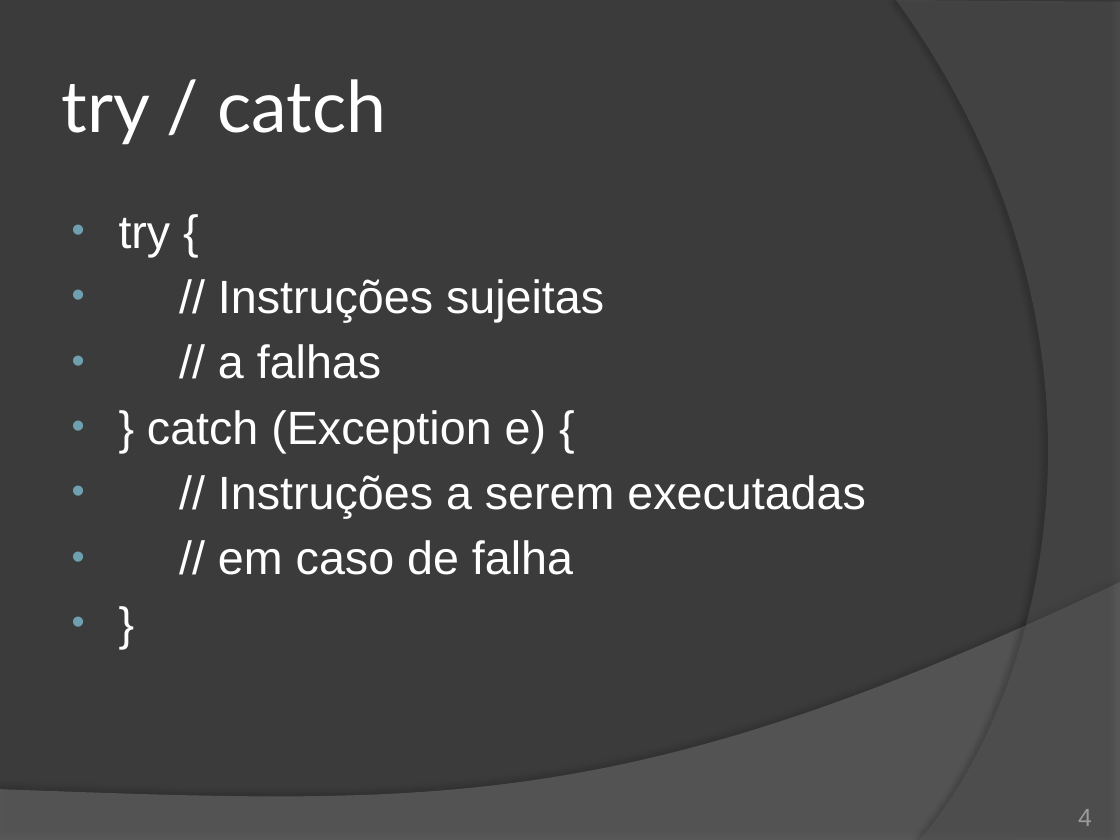
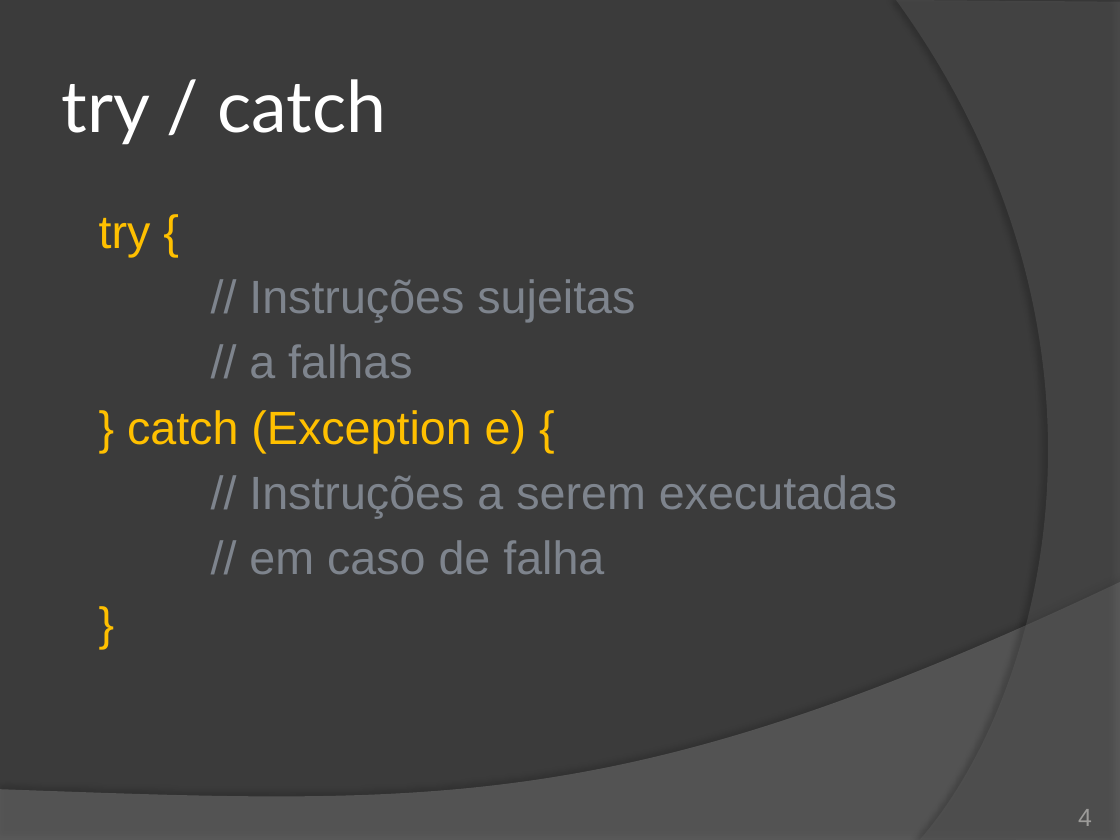
Before and after one commit to duchesqui/slzvieira-training, a slide deck: slide 4 of 2-Java-Programmer-Modulo-II/12.Capitulo06.pptx. Drawn at 1120x840 pixels with LibreOffice and Linux fonts; fonts in the diff are those of the drawing. Boxes give left, top, right and bottom in pixels: in the first picture for what was removed or moved away, otherwise in the second. Text is boxed around its words. In the diff, an @@ line names an element or a change of style, - is before the commit and + after.

```diff
--- a/2-Java-Programmer-Modulo-II/12.Capitulo06.pptx
+++ b/2-Java-Programmer-Modulo-II/12.Capitulo06.pptx
@@ text "try {": place and size @@
-text "try {" at [119, 218, 866, 575]
+text "try {" at [99, 218, 898, 574]
@@ text "try {" at [99, 218, 898, 574]: text colour #FFFFFF to #FFC000 in "try {", "} catch (Exception e) {", "}"; text colour #FFFFFF to #7E848D in "// Instruções sujeitas", "// a falhas", "// Instruções a serem executadas", "// em caso de falha"; bullet • to none @@
```
Also in this commit, not shown: 2 slides added, 1 slide removed.
